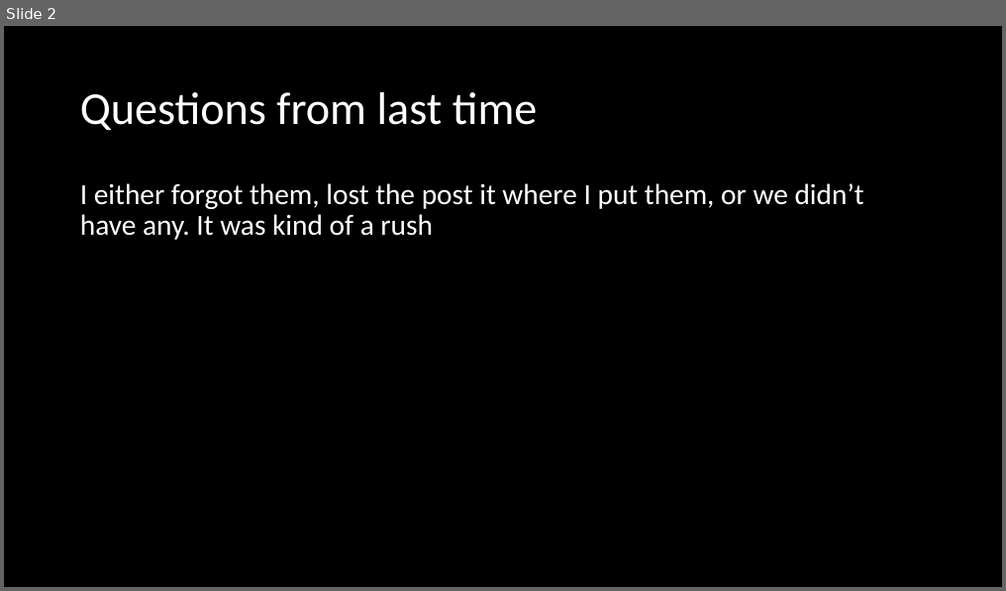
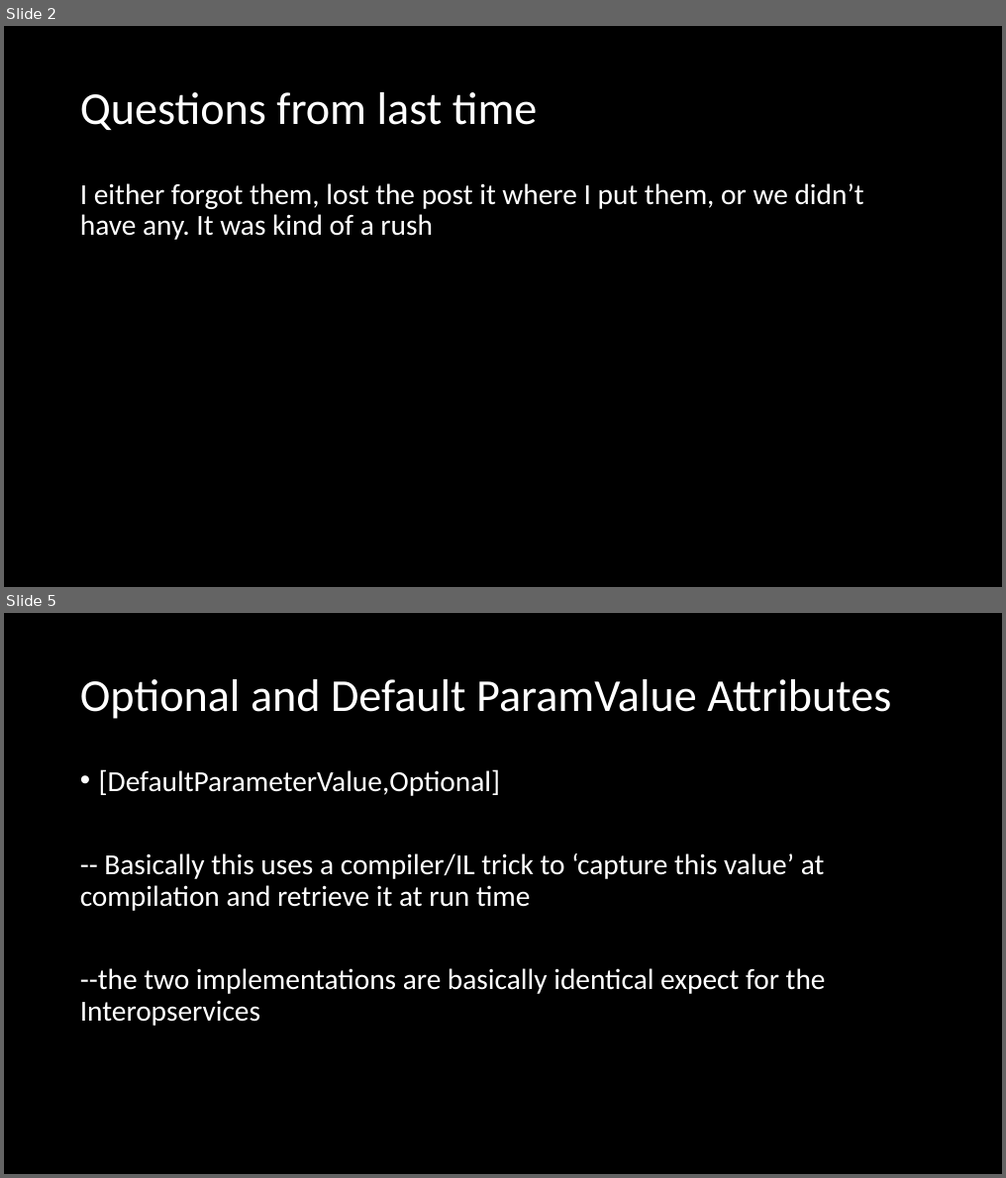
Before and after one commit to microsoft/Flash_University, a slide deck: CLR_via_CSharp/Chapter 9 - Paramters/Parameters.pptx. Shown one above the other, each under a label of ours: slide 2 before the commit, slides 2 and 5 after it; the slides between them are not shown. The pictures are 1006x591 and 1006x1178 pixels, drawn with LibreOffice and Linux fonts; fonts in the diff are those of the drawing. Boxes give left, top, right and bottom in pixels: in the first picture for what was removed or moved away, otherwise in the second. Text is boxed around its words. In the diff, an @@ line names an element or a change of style, - is before the commit and + after.

```diff
--- a/CLR_via_CSharp/Chapter 9 - Paramters/Parameters.pptx
+++ b/CLR_via_CSharp/Chapter 9 - Paramters/Parameters.pptx
@@ slide 5 added at (x1=4, y1=613, x2=1002, y2=1174), background #000000 @@
@@ title added at (x1=80, y1=679, x2=891, y2=719), 44 pt, text #FFFFFF @@
+Optional and Default ParamValue Attributes
@@ text added at (x1=80, y1=769, x2=826, y2=1026), 28 pt, text #FFFFFF @@
+• [DefaultParameterValue,Optional]
+-- Basically this uses a compiler/IL trick to ‘capture this value’ at compilation and retrieve it at run time
+--the two implementations are basically identical expect for the Interopservices
```
Also in this commit, not shown: 2 slides changed, 2 other slides added, 4 other files.
